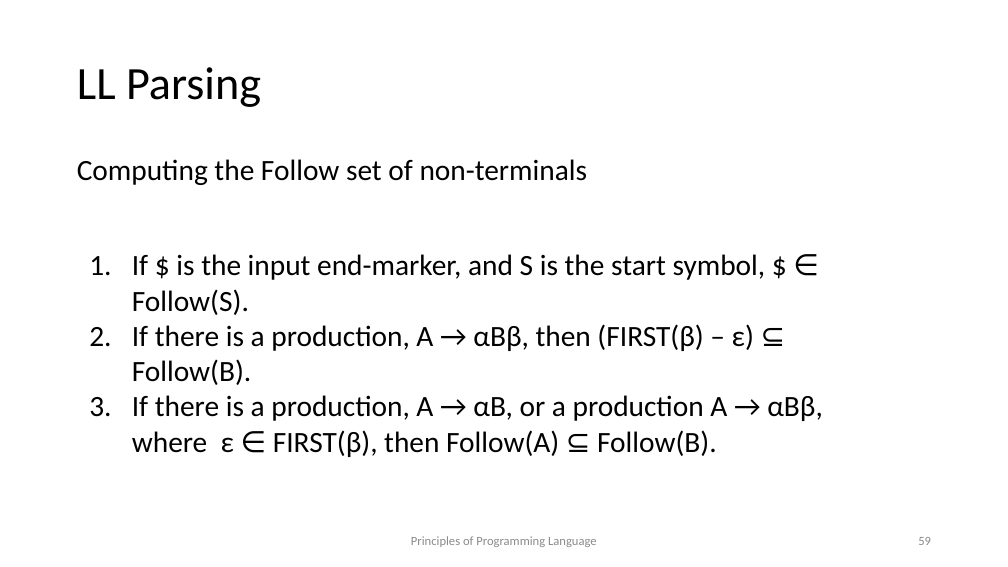
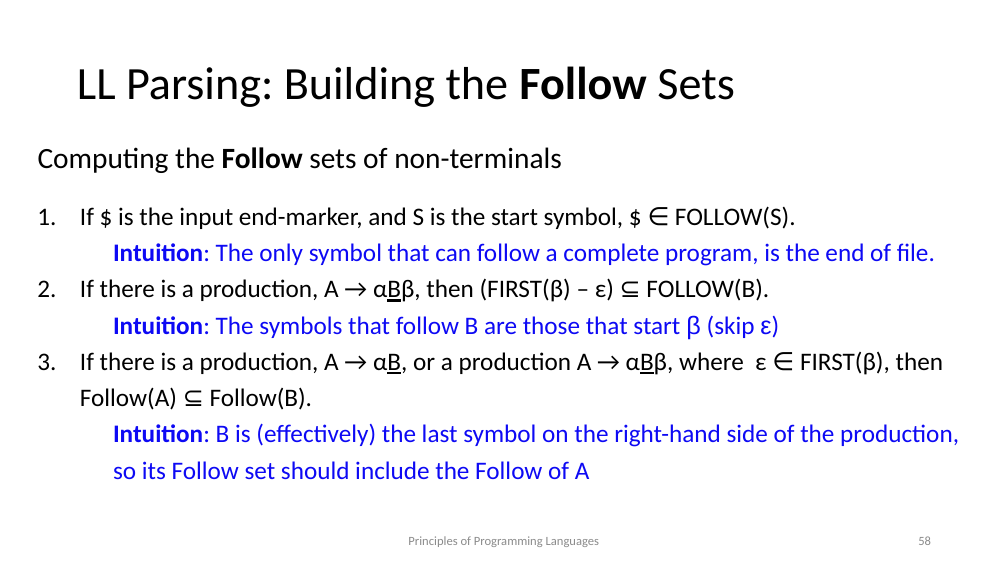
Before and after one commit to kongm/pl-design, a slide deck: slide 58 of syntax.pptx (slide 59 before the commit). Drawn at 1008x567 pixels with LibreOffice and Linux fonts; fonts in the diff are those of the drawing. Boxes give left, top, right and bottom in pixels: in the first picture for what was removed or moved away, otherwise in the second. Text is boxed around its words. In the diff, an @@ line names an element or a change of style, - is before the commit and + after.

```diff
--- a/syntax.pptx
+++ b/syntax.pptx
@@ title at [77, 66, 734, 107]: text changed @@
-LL Parsing
+LL Parsing: Building the Follow Sets
@@ text at [38, 147, 562, 173]: text changed @@
-Computing the Follow set of non-terminals
+Computing the Follow sets of non-terminals
@@ text "If $ is the input ...": place and size @@
-text "If $ is the input ..." at [132, 254, 823, 457]
+text "If $ is the input ..." at [80, 206, 959, 480]
@@ text at [80, 206, 935, 339]: text changed; size 28 to 24 pt; text colour #000000 to #0D09F4 @@
-1. If $ is the input end-marker, and S is the start symbol, $ ∈ Follow(S).
-2. If there is a production, A → αBβ, then (FIRST(β) – ε) ⊆ Follow(B).
+1. If $ is the input end-marker, and S is the start symbol, $ ∈ FOLLOW(S).
+Intuition: The only symbol that can follow a complete program, is the end of file.
+2. If there is a production, A → αBβ, then (FIRST(β) – ε) ⊆ FOLLOW(B).
+Intuition: The symbols that follow B are those that start β (skip ε)
@@ text at [80, 352, 943, 410]: size 28 to 24 pt in "If there is a production, A → ..."; underline on in "αB, αBβ,"; line spacing 1 to 1.2 @@
@@ text at [113, 423, 959, 480]: paragraphs added @@
+Intuition: B is (effectively) the last symbol on the right-hand side of the production,
+so its Follow set should include the Follow of A
@@ text at [408, 536, 599, 547]: text changed @@
-Principles of Programming Language
+Principles of Programming Languages
```
Also in this commit, not shown: 75 other slides changed, 3 slides added, 1 other file.
